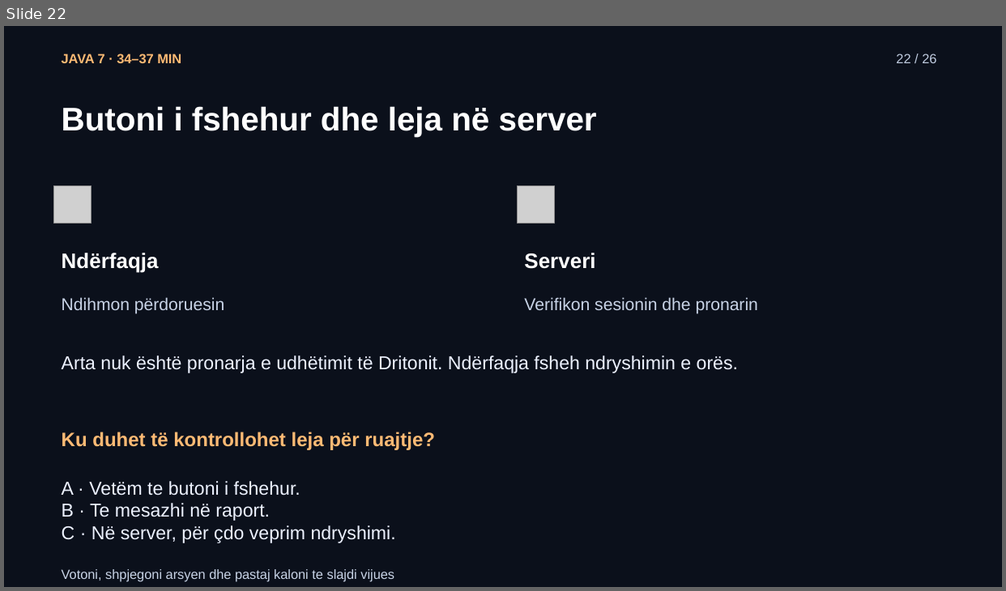
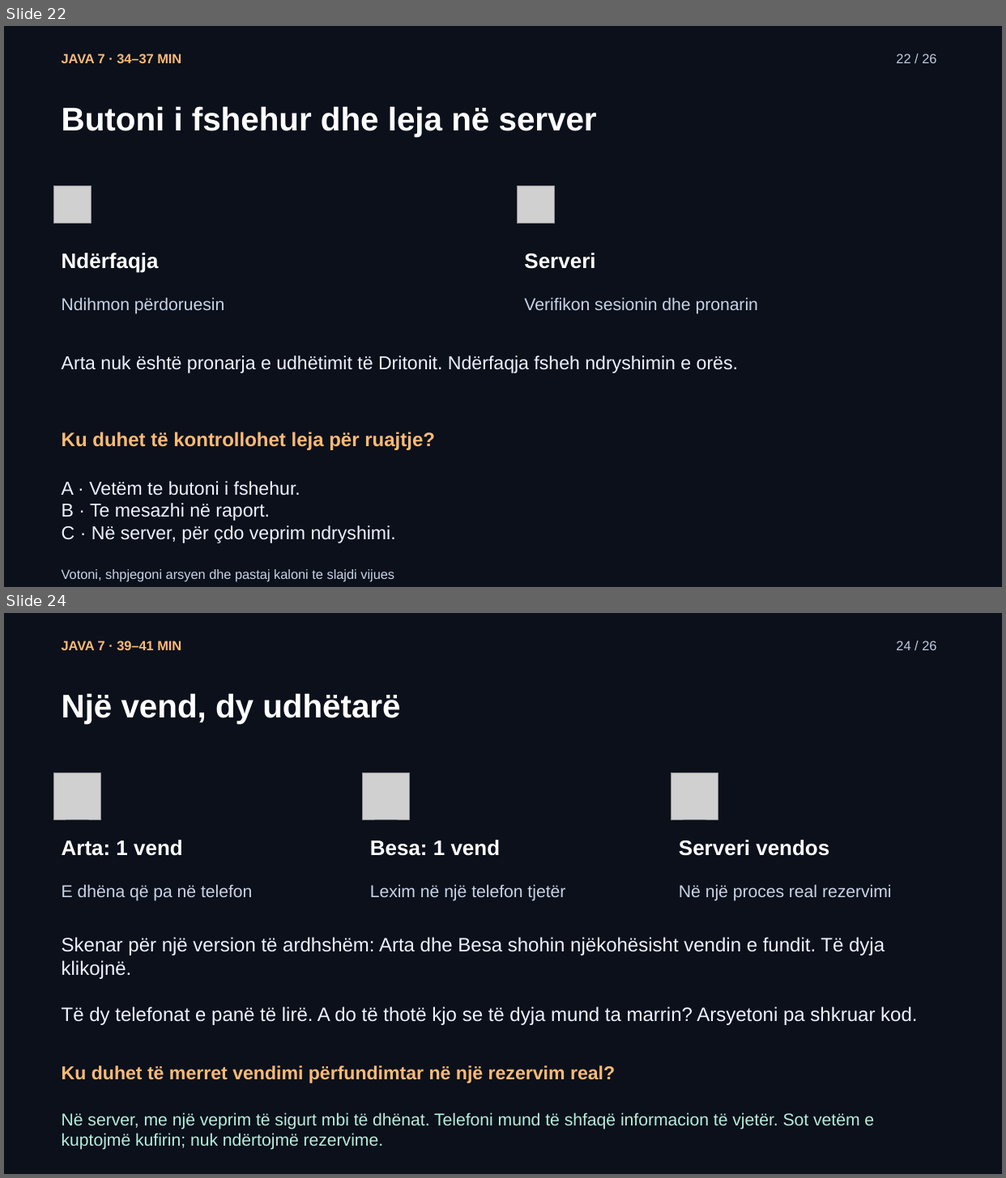
Before and after one commit to arbenl/arbenl.github.io, a slide deck: lendet/2026-2027/mobile/lectures/ligjerata-07-kontrolli-mvp-rideshare-2026.pptx. Shown one above the other, each under a label of ours: slide 22 before the commit, slides 22 and 24 after it; the slides between them are not shown. The pictures are 1006x591 and 1006x1178 pixels, drawn with LibreOffice and Linux fonts; fonts in the diff are those of the drawing; grey boxes stand for pictures. Boxes give left, top, right and bottom in pixels: in the first picture for what was removed or moved away, otherwise in the second. Text is boxed around its words. In the diff, an @@ line names an element or a change of style, - is before the commit and + after.

```diff
--- a/lendet/2026-2027/mobile/lectures/ligjerata-07-kontrolli-mvp-rideshare-2026.pptx
+++ b/lendet/2026-2027/mobile/lectures/ligjerata-07-kontrolli-mvp-rideshare-2026.pptx
@@ slide 24 added at [4,613,1002,1174], background #0B101B @@
@@ text added at [62,641,181,650], 12.8 pt, text #FDBA74, bold @@
+JAVA 7 · 39–41 MIN
@@ text added at [896,641,936,650], 12.8 pt, text #BFCBDF @@
+24 / 26
@@ text added at [62,693,400,724], 31.5 pt, text #FFFFFF, bold @@
+Një vend, dy udhëtarë
@@ picture added at [54,773,100,820] @@
@@ picture added at [363,773,409,820] @@
@@ picture added at [671,773,718,820] @@
@@ text added at [62,840,183,856], 20.2 pt, text #FFFFFF, bold @@
+Arta: 1 vend
@@ text added at [370,840,501,856], 20.2 pt, text #FFFFFF, bold @@
+Besa: 1 vend
@@ text added at [679,840,829,856], 20.2 pt, text #FFFFFF, bold @@
+Serveri vendos
@@ text added at [62,884,252,901], 16.5 pt, text #C8D3E6 @@
+E dhëna që pa në telefon
@@ text added at [370,884,565,901], 16.5 pt, text #C8D3E6 @@
+Lexim në një telefon tjetër
@@ text added at [679,884,892,901], 16.5 pt, text #C8D3E6 @@
+Në një proces real rezervimi
@@ text added at [62,937,917,1025], 18.8 pt, text #EDF2FF @@
+Skenar për një version të ardhshëm: Arta dhe Besa shohin njëkohësisht vendin e fundit. Të dyja klikojnë.
+Të dy telefonat e panë të lirë. A do të thotë kjo se të dyja mund ta marrin? Arsyetoni pa shkruar kod.
@@ text added at [62,1066,615,1084], 18 pt, text #FDBA74, bold @@
+Ku duhet të merret vendimi përfundimtar në një rezervim real?
@@ text added at [62,1113,874,1150], 16.5 pt, text #B8EDDB @@
+Në server, me një veprim të sigurt mbi të dhënat. Telefoni mund të shfaqë informacion të vjetër. Sot vetëm e kuptojmë kufirin; nuk ndërtojmë rezervime.
```
Also in this commit, not shown: 8 slides changed, 4 other slides added, 5 slides removed, 9 other files.
